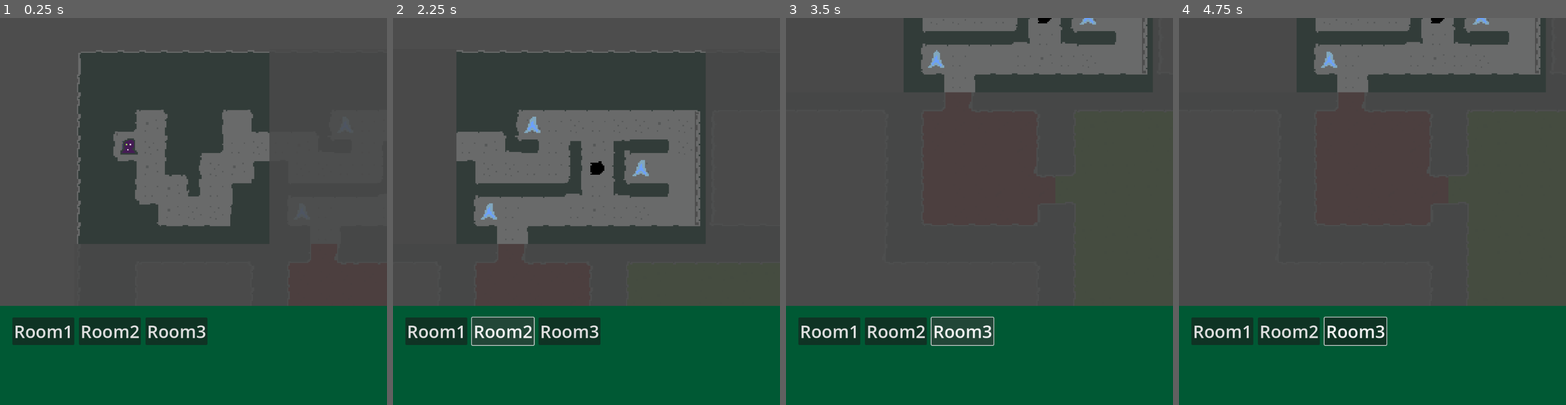
Above: before the commit, frames 1-4 (left to right).
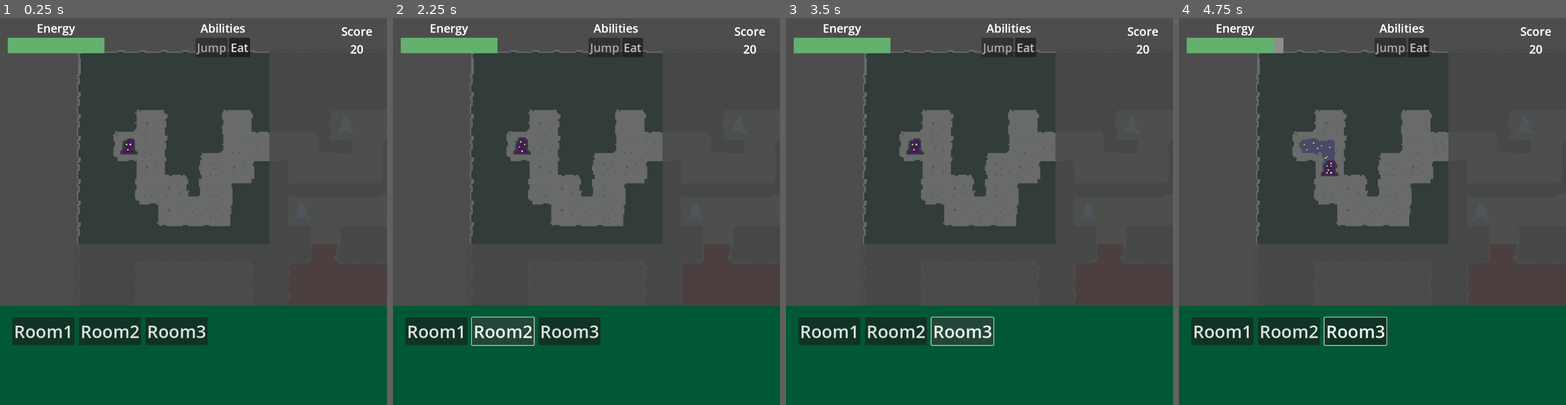
Above: after the commit, the same moments.

Repository: codohundo/parasite
Game: Godot game, scene res://game.tscn
Two runs of this game, one before a commit and one after it. Both use one fixed random seed, a clock stepped at 60 frames per second and the inputs below.
Inputs (mouse positions are in pixels of both pictures, inside the frame that each line leads up to):
- Up to frame 1 (0.25 s): no input
- Up to frame 2 (2.25 s): click (632, 48) at 0.5 s, where only the run after the commit has a clickable "Eat"; click "Room1" at 1.25 s; click "Room2" at 2 s
- Up to frame 3 (3.5 s): click "Room3" at 2.75 s
- Up to frame 4 (4.75 s): tap Enter at 3.5 s; move the mouse to (1457, 192) at 3.52 s; hold Right (right) 3.53-4.28 s; tap 1 (eat) at 3.6, 4.35 s; click (1457, 192) at 3.67 s; tap Space at 4.25 s; move the mouse to (1295, 230) at 4.27 s; hold Down (down) from 4.28 s (still down)

The runs differ from the first frame. In frame 1, 1.9% of the frame differs, in the area x 2-97%, y 1-11%; in frame 2, 15%; in frame 3, 21%; in frame 4, 21%, in the area x 2-97%, y 0-59%.
Error before the commit: Invalid access of index '139' on a base object of type: 'Array'. (res://Room2.gd:88)

Commit message:
Add energy, score, buttons
Add imports

Link up energy bar

Diff:
--- a/Game.gd
+++ b/Game.gd
@@ -161,6 +161,7 @@
 func handle_player_moved(position: Vector2)  -> void :
 	map.handle_player_moved(position)
 	var energy_string: String = ""
+	$HUD.set_energy(player.energy)
 
 
 func handle_player_dead() -> void:
--- a/game.tscn
+++ b/game.tscn
@@ -8,6 +8,7 @@
 [ext_resource type="Script" path="res://Player.gd" id="4_s6hjg"]
 [ext_resource type="Script" path="res://Room1.gd" id="7_myllj"]
 [ext_resource type="Script" path="res://Room2.gd" id="8_18dhs"]
+[ext_resource type="PackedScene" uid="uid://c2okcv2ojj0sn" path="res://hud.tscn" id="9_k2sem"]
 
 [sub_resource type="TileSetAtlasSource" id="TileSetAtlasSource_uieal"]
 texture = ExtResource("2_urr8y")
@@ -1916,5 +1917,7 @@
 offset_bottom = 392.0
 color = Color(0.286275, 0.286275, 0.286275, 0.862745)
 
+[node name="HUD" parent="." instance=ExtResource("9_k2sem")]
+
 [connection signal="body_entered" from="Rooms/Room1" to="Rooms/Room1" method="_on_body_entered"]
 [connection signal="body_entered" from="Rooms/Room2" to="Rooms/Room2" method="_on_body_entered"]
--- a/hud.gd
+++ b/hud.gd
@@ -1,12 +1,29 @@
 extends CanvasLayer
 
 signal roomChange
+signal ability_selected
 
+enum Abilities{JUMP, EAT}
 
+var ability_buttons = {}
+
+func set_ability_available(ability: Abilities) -> void:
+	var button = ability_buttons[ability]
+	button.disabled = false
+
+func set_ability_unavailble(ability: Abilities) -> void:
+	var button = ability_buttons[ability]
+	button.disabled = true
+
+func set_energy(energy: int) -> void:
+	$TopBarHBoxContainer/EnergyVBox/EnergyProgressBar.value = energy
+
+func set_score(score: int) -> void:
+	$TopBarHBoxContainer/ScoreVBox2/Score.value = score
 # Called when the node enters the scene tree for the first time.
 func _ready() -> void:
-	pass # Replace with function body.
-
+	ability_buttons[Abilities.JUMP] = $TopBarHBoxContainer/AbilitiesContainer/AbilitiesContainer/JumpButton
+	ability_buttons[Abilities.EAT] = $TopBarHBoxContainer/AbilitiesContainer/AbilitiesContainer/EatButton
 
 # Called every frame. 'delta' is the elapsed time since the previous frame.
 func _process(delta: float) -> void:
@@ -26,3 +43,13 @@
 func _on_room3_pressed() -> void:
 	print("R2 click emit r2")
 	roomChange.emit("room3")
+
+func _on_jump_button_pressed():
+	ability_selected.emit(Abilities.JUMP)
+	var button = ability_buttons[Abilities.JUMP]
+	button.disabled = true
+
+func _on_eat_button_pressed():
+	ability_selected.emit(Abilities.EAT)
+	var button = ability_buttons[Abilities.EAT]
+	button.disabled = true
--- a/hud.tscn
+++ b/hud.tscn
@@ -1,6 +1,8 @@
-[gd_scene load_steps=2 format=3 uid="uid://c2okcv2ojj0sn"]
+[gd_scene load_steps=4 format=3 uid="uid://c2okcv2ojj0sn"]
 
 [ext_resource type="Script" path="res://hud.gd" id="1_bjper"]
+[ext_resource type="Texture2D" uid="uid://bnngt34hteq2a" path="res://Assets/under.png" id="2_2ap1d"]
+[ext_resource type="Texture2D" uid="uid://djaakyn12jehd" path="res://Assets/progress.png" id="3_olceo"]
 
 [node name="HUD" type="CanvasLayer"]
 script = ExtResource("1_bjper")
@@ -51,6 +53,74 @@
 theme_override_font_sizes/font_size = 45
 text = "Room3"
 
+[node name="TopBarHBoxContainer" type="HBoxContainer" parent="."]
+offset_left = 20.0
+offset_top = 5.0
+offset_right = 962.0
+offset_bottom = 101.0
+size_flags_horizontal = 3
+alignment = 1
+
+[node name="EnergyVBox" type="VBoxContainer" parent="TopBarHBoxContainer"]
+layout_mode = 2
+
+[node name="EnergyLabel" type="Label" parent="TopBarHBoxContainer/EnergyVBox"]
+layout_mode = 2
+theme_override_font_sizes/font_size = 30
+text = "Energy"
+horizontal_alignment = 1
+
+[node name="EnergyProgressBar" type="TextureProgressBar" parent="TopBarHBoxContainer/EnergyVBox"]
+layout_mode = 2
+value = 50.0
+texture_under = ExtResource("2_2ap1d")
+texture_progress = ExtResource("3_olceo")
+
+[node name="AbilitiesContainer" type="VBoxContainer" parent="TopBarHBoxContainer"]
+layout_mode = 2
+size_flags_horizontal = 3
+
+[node name="Abilities Label" type="Label" parent="TopBarHBoxContainer/AbilitiesContainer"]
+layout_mode = 2
+theme_override_font_sizes/font_size = 30
+text = "Abilities"
+horizontal_alignment = 1
+
+[node name="AbilitiesContainer" type="HBoxContainer" parent="TopBarHBoxContainer/AbilitiesContainer"]
+layout_mode = 2
+alignment = 1
+
+[node name="JumpButton" type="Button" parent="TopBarHBoxContainer/AbilitiesContainer/AbilitiesContainer"]
+layout_mode = 2
+theme_override_font_sizes/font_size = 30
+disabled = true
+text = "Jump"
+
+[node name="EatButton" type="Button" parent="TopBarHBoxContainer/AbilitiesContainer/AbilitiesContainer"]
+layout_mode = 2
+theme_override_font_sizes/font_size = 30
+text = "Eat"
+
+[node name="ScoreVBox2" type="VBoxContainer" parent="TopBarHBoxContainer"]
+layout_mode = 2
+alignment = 2
+
+[node name="ScoreLabel" type="Label" parent="TopBarHBoxContainer/ScoreVBox2"]
+layout_mode = 2
+theme_override_font_sizes/font_size = 30
+text = "Score
+"
+horizontal_alignment = 1
+
+[node name="Score" type="Label" parent="TopBarHBoxContainer/ScoreVBox2"]
+layout_mode = 2
+theme_override_font_sizes/font_size = 30
+text = "20
+"
+horizontal_alignment = 1
+
 [connection signal="pressed" from="ColorRect/VBoxContainer/HBoxContainer/Room1" to="." method="_on_room1_pressed"]
 [connection signal="pressed" from="ColorRect/VBoxContainer/HBoxContainer/Room2" to="." method="_on_room2_pressed"]
 [connection signal="pressed" from="ColorRect/VBoxContainer/HBoxContainer/Room3" to="." method="_on_room3_pressed"]
+[connection signal="pressed" from="TopBarHBoxContainer/AbilitiesContainer/AbilitiesContainer/JumpButton" to="." method="_on_jump_button_pressed"]
+[connection signal="pressed" from="TopBarHBoxContainer/AbilitiesContainer/AbilitiesContainer/EatButton" to="." method="_on_eat_button_pressed"]
Binary file added: Assets/progress.png
Not shown, added: Assets/progress.png.import
Binary file added: Assets/under.png
Not shown, added: Assets/under.png.import
Not shown: 1 places in game.tscn that only renumber resources
